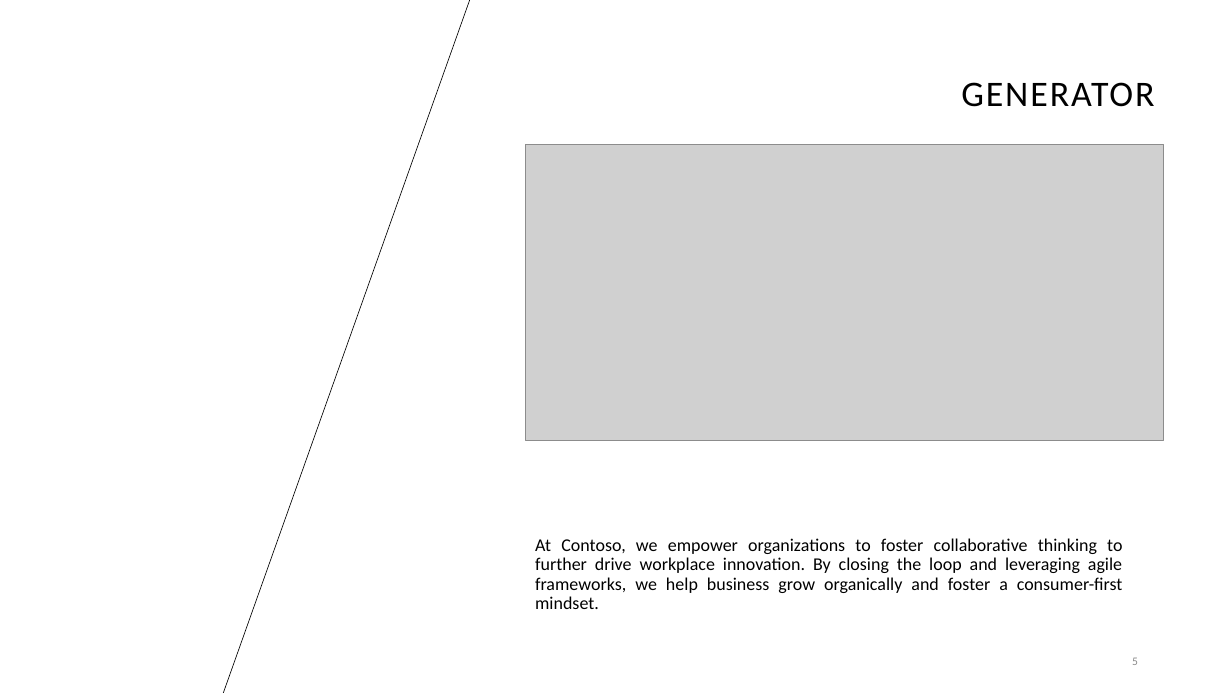
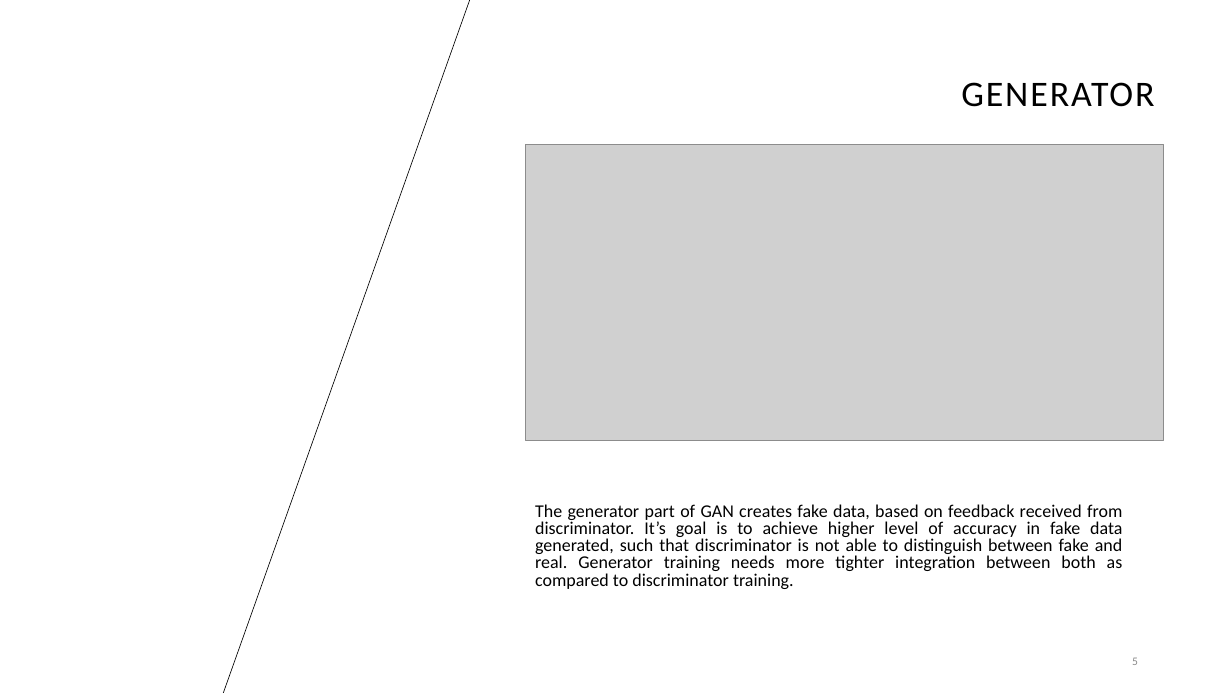
Before and after one commit to shahaman06/CMPE297-ShortStory, a slide deck: slide 5 of CMPE 297 Short Story Presentation.pptx. Drawn at 1232x693 pixels with LibreOffice and Linux fonts; fonts in the diff are those of the drawing; grey boxes stand for pictures; background and template pictures are left out. Boxes give left, top, right and bottom in pixels: in the first picture for what was removed or moved away, otherwise in the second. Text is boxed around its words. In the diff, an @@ line names an element or a change of style, - is before the commit and + after.

```diff
--- a/CMPE 297 Short Story Presentation.pptx
+++ b/CMPE 297 Short Story Presentation.pptx
@@ text at bbox=[535, 504, 1123, 589]: text changed @@
-At Contoso, we empower organizations to foster collaborative thinking to further drive workplace innovation. By closing the loop and leveraging agile frameworks, we help business grow organically and foster a consumer-first mindset.
+The generator part of GAN creates fake data, based on feedback received from discriminator. It’s goal is to achieve higher level of accuracy in fake data generated, such that discriminator is not able to distinguish between fake and real. Generator training needs more tighter integration between both as compared to discriminator training.
```
Also in this commit, not shown: 5 other slides changed.
